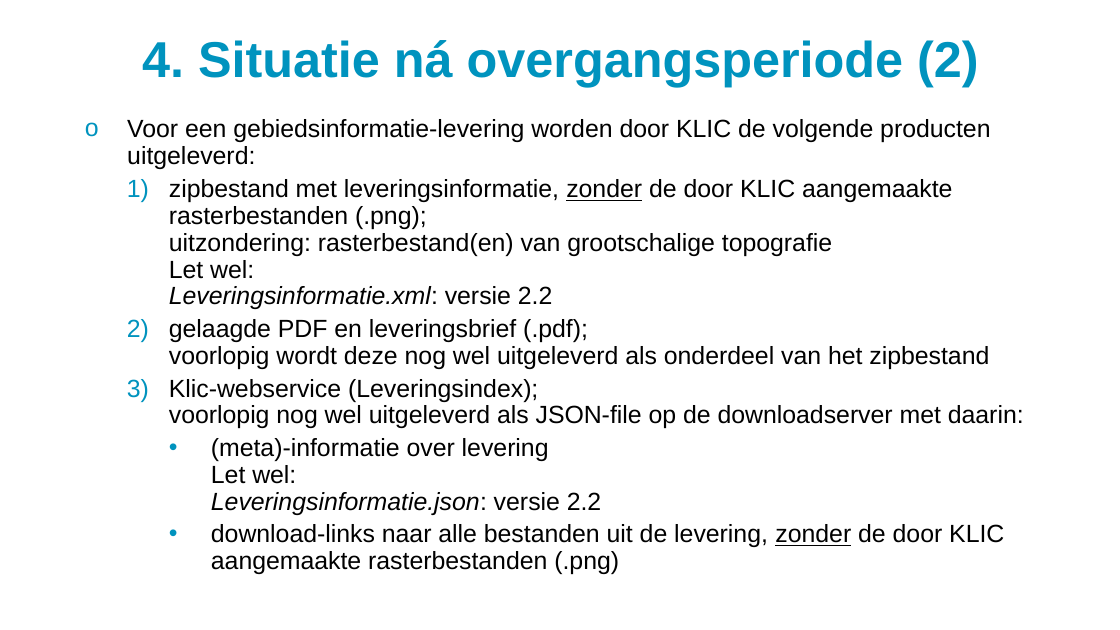
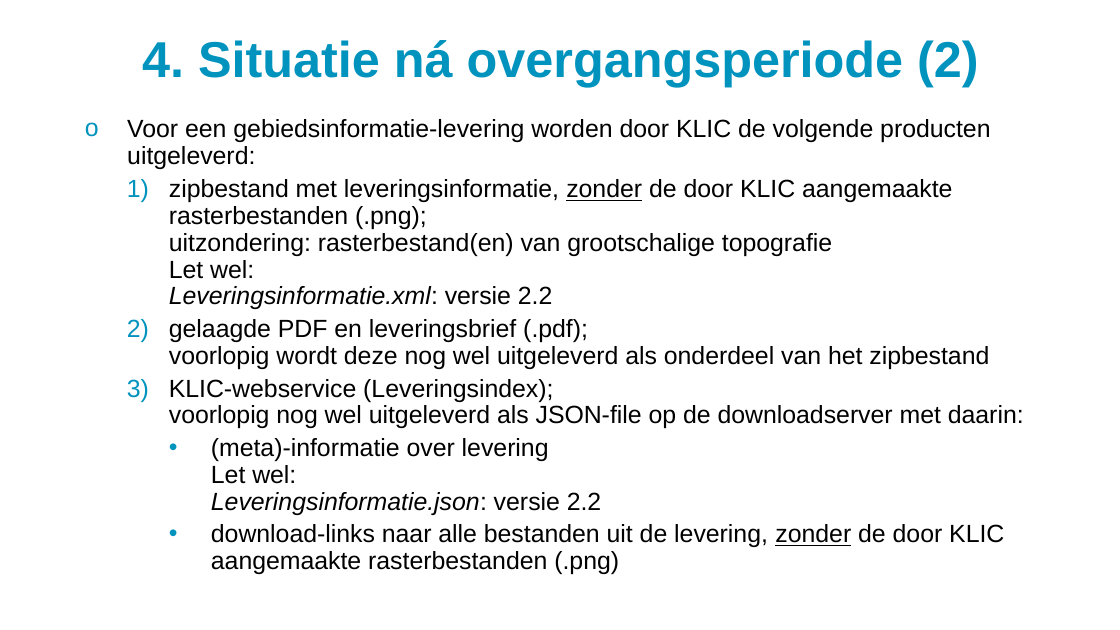
Before and after one commit to kadaster/klic-win, a slide deck: slide 10 of Uitleveren/WIBON levering - producten NA overgangsperiode.ppsx. Drawn at 1120x630 pixels with LibreOffice and Linux fonts; fonts in the diff are those of the drawing; background and template pictures are left out. Boxes give left, top, right and bottom in pixels: in the first picture for what was removed or moved away, otherwise in the second. Text is boxed around its words. In the diff, an @@ line names an element or a change of style, - is before the commit and + after.

Commit message:
einde overgangsperiode 29-02-2020

```diff
--- a/Uitleveren/WIBON levering - producten NA overgangsperiode.ppsx
+++ b/Uitleveren/WIBON levering - producten NA overgangsperiode.ppsx
@@ text at (x1=169, y1=379, x2=1024, y2=428): text changed @@
-  3) Klic-webservice (Leveringsindex);
-     voorlopig nog wel uitgeleverd als JSON-file op de downloadserver met daarin:
+  3) KLIC-webservice (Leveringsindex);
+     voorlopig nog wel uitgeleverd als JSON-file op de downloadserver met daarin:
```
Also in this commit, not shown: 11 other slides changed, 1 slide removed, 3 other files.
